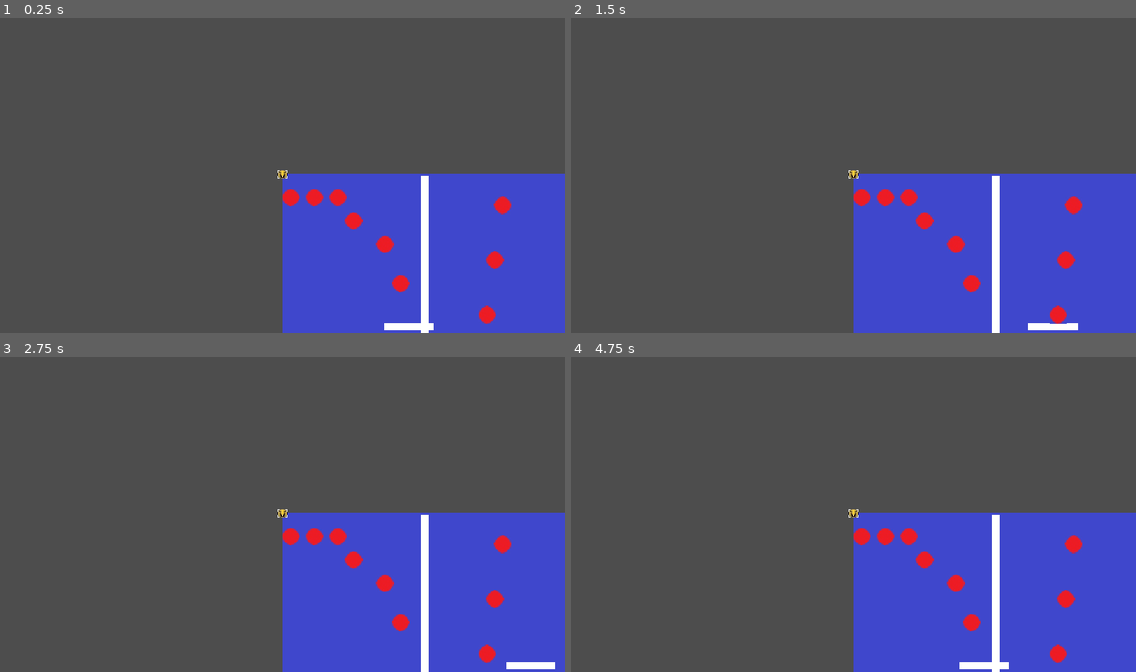
Above: before the commit, frames 1-4 (two rows, left to right).
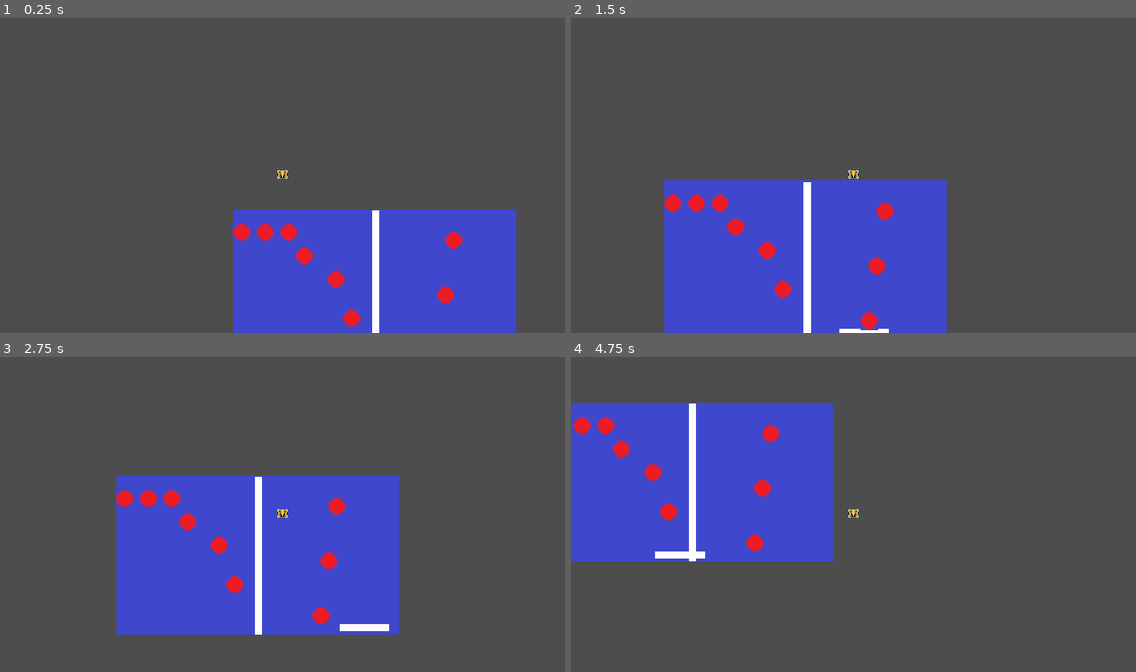
Above: after the commit, the same moments.

Repository: isobel-p/haven
Game: Godot game, scene res://game.tscn
Same seed, same stepped clock (60 frames per second), same inputs: the game is played once before the commit and once after it.
Inputs:
- Up to frame 1 (0.25 s): no input
- Up to frame 2 (1.5 s): hold Right (right) from 0.53 s (still down); tap Up (jump) at 0.77 s
- Up to frame 3 (2.75 s): tap Up (jump) at 1.52 s; release Right (right) at 2.03 s; hold Left (left) from 2.03 s (still down)
- Up to frame 4 (4.75 s): release Left (left) at 2.78 s; hold Right (right) 2.78-4.28 s; tap Up (jump) at 3.02, 3.77, 4.52 s; hold Left (left) from 4.28 s (still down)

The runs differ from the first frame. In frame 1, 15% of the frame differs, in the area x 41-100%, y 49-100%; in frame 2, 35%; in frame 3, 36%; in frame 4, 49%, in the area x 0-100%, y 14-100%.
Error before the commit: Parse Error: Unexpected "VCS conflict marker" in class body. (res://scripts/character_body_2d.gd:41)

Commit message:
Added Flag

Diff:
--- a/scripts/character_body_2d.gd
+++ b/scripts/character_body_2d.gd
@@ -38,8 +38,7 @@
 
 func on_powerup():
 	print("powerup")
-=======
-<<<<<<<< HEAD:character_body_2d.gd
+
 
 
 func _on_area_2d_body_entered(body: Node2D) -> void:
@@ -48,6 +47,3 @@
 		var x_delta = body.position.x - position.x
 		if y_delta > 130:
 			body.jump()
-========
->>>>>>>> 861a1efc7ff10300c3a585ab4919b007eb09b293:scripts/character_body_2d.gd
->>>>>>> 861a1efc7ff10300c3a585ab4919b007eb09b293
Binary file added: Flag.jpg
Not shown, added: Flag.jpg.import
